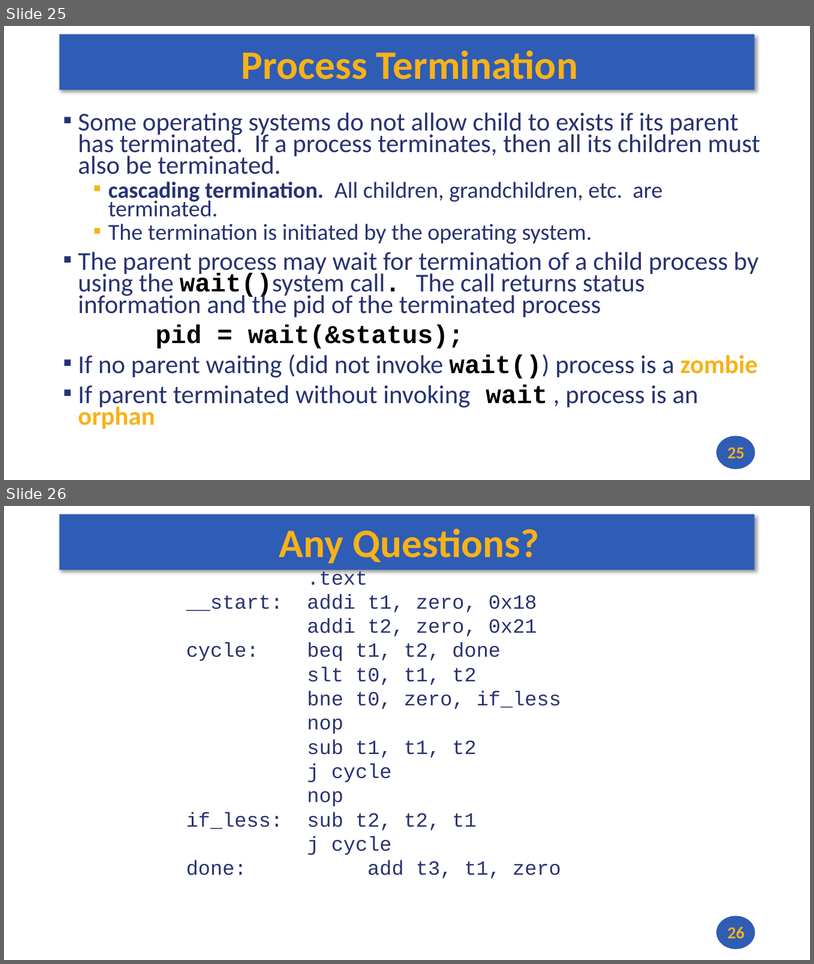
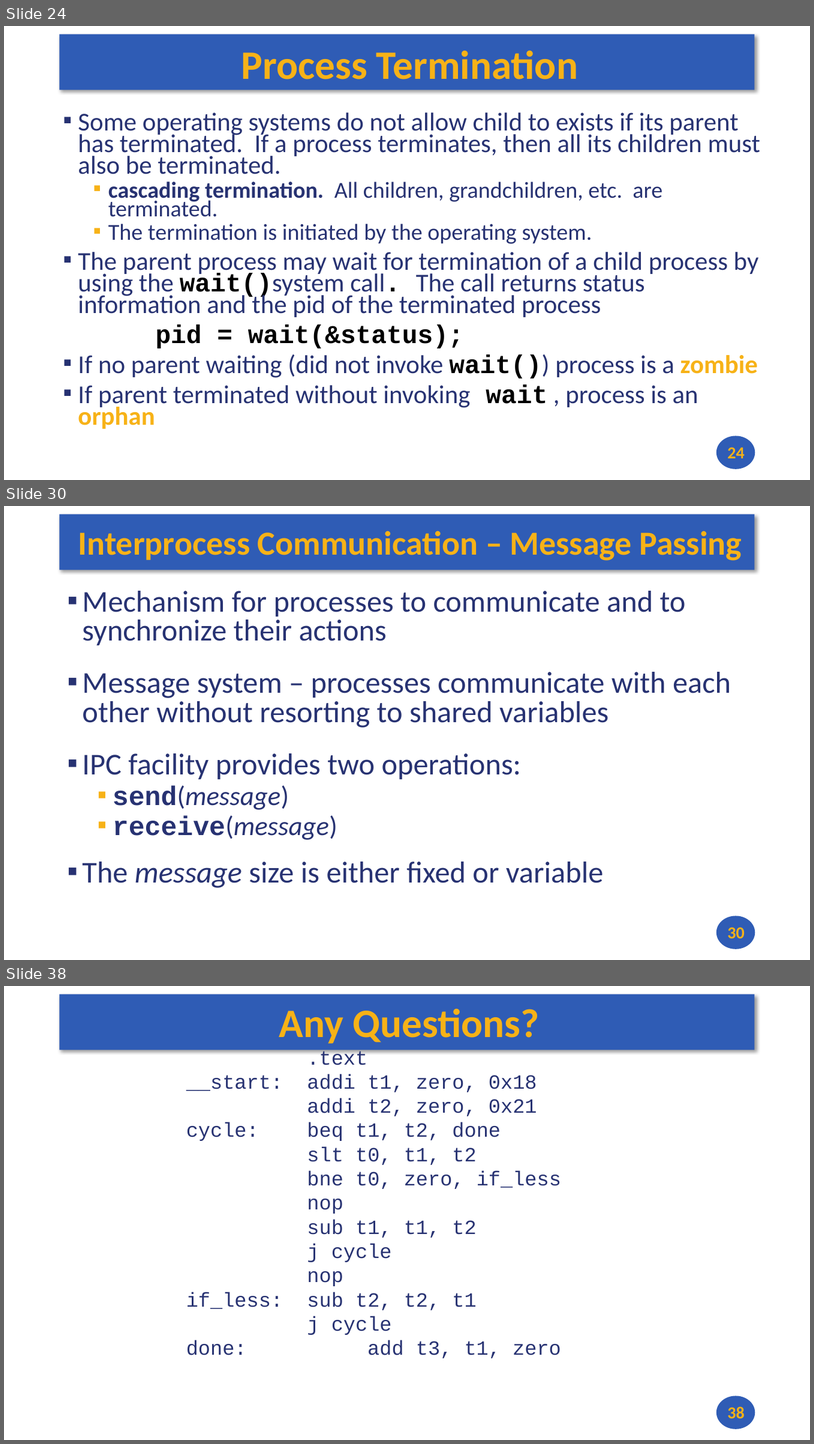
Before and after one commit to andrewt0301/hse-acos-course, a slide deck: docs/part2os/06_Processes/OS_Lecture_06.pptx. Shown one above the other, each under a label of ours: slides 25 and 26 before the commit, slides 24, 30 and 38 after it; the slides between them are not shown. The pictures are 814x964 and 814x1444 pixels, drawn with LibreOffice and Linux fonts; fonts in the diff are those of the drawing. Boxes give left, top, right and bottom in pixels: in the first picture for what was removed or moved away, otherwise in the second. Text is boxed around its words. In the diff, an @@ line names an element or a change of style, - is before the commit and + after.

```diff
--- a/docs/part2os/06_Processes/OS_Lecture_06.pptx
+++ b/docs/part2os/06_Processes/OS_Lecture_06.pptx
@@ slide 30 added at (x1=4, y1=506, x2=810, y2=960), background #FFFFFF; not listed: 2 template elements that a slide beside it also shows @@
@@ title added at (x1=78, y1=531, x2=742, y2=561), 40 pt, text #F7B217, bold @@
+Interprocess Communication – Message Passing
@@ text added at (x1=82, y1=591, x2=731, y2=888), 36 pt, text #273272 @@
+▪ Mechanism for processes to communicate and to synchronize their actions
+▪ Message system – processes communicate with each other without resorting to shared variables
+▪ IPC facility provides two operations:
+  ▪ send(message)
+  ▪ receive(message)
+▪ The message size is either fixed or variable
@@ page number added at (x1=728, y1=927, x2=744, y2=938), 20 pt, text #F7B217, bold @@
+30
@@ what was slide 25 is now slide 24 @@
@@ page number at (x1=728, y1=447, x2=744, y2=458): text changed @@
-25
+24
@@ what was slide 26 is now slide 38 @@
@@ page number at (x1=728, y1=1406, x2=744, y2=1418): text changed @@
-26
+38
```
Also in this commit, not shown: 12 other slides added, 1 slide removed, 1 other file.
